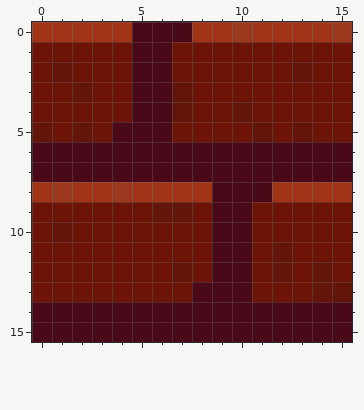
Two states of a pixel-art file, DungeonMaster/Assets/Tiles/bricks.aseprite. Above is the file before it was changed.
16x16 pixels, 1 frame. Colours within 5 levels of each other are drawn and written as one.
After the commit:
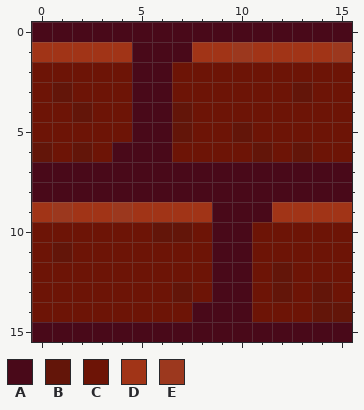
Palette (. is transparent): A #490919  B #631509  C #6d1406  D #a13417  E #9c381e
What changed:
The edit turns colour C into colour A in row 1 at x 7; in row 9 at x 11.
The edit turns colour D into colour A in row 0 at x 0 to 4, 8 to 9 and 11 to 14; in row 8 at x 0, 2 to 3, 5 to 8 and 12 to 15.
The edit turns colour E into colour A in row 0 at x 10 and 15; in row 8 at x 1 and 4.
The edit turns colour A into colour B in row 6 at x 0, 2, 11 and 13; in row 14 at x 14 to 15.
The edit turns colour C into colour B in row 3 at x 1 and 13; in row 4 at x 2; in row 5 at x 7 and 10; in row 10 at x 6 to 7; in row 11 at x 1; in row 13 at x 7 and 12.
The edit turns colour A into colour C in row 5 at x 4; in row 6 at x 1, 3, 7 to 10, 12 and 14 to 15; in row 13 at x 8; in row 14 at x 0 to 7 and 11 to 13.
The edit turns colour B into colour C in row 2 at x 1 and 13; in row 3 at x 2 and 7; in row 4 at x 10; in row 5 at x 0, 2, 11 and 13; in row 10 at x 1; in row 11 at x 12.
The edit turns colour B into colour C in row 12 at x 7 and 14; in row 13 at x 15.
The edit turns colour B into colour D in row 9 at x 6 to 7.
The edit turns colour C into colour D in row 1 at x 0 to 4, 8 to 9 and 11 to 14; in row 9 at x 0, 2 to 3, 5, 8 and 12 to 15.
The edit turns colour C into colour E in row 1 at x 10 and 15; in row 9 at x 1 and 4.
Boxes around the changes in both pictures, in picture pixels (x1, y1, x2, y2):
changed: (32, 22, 352, 322)
